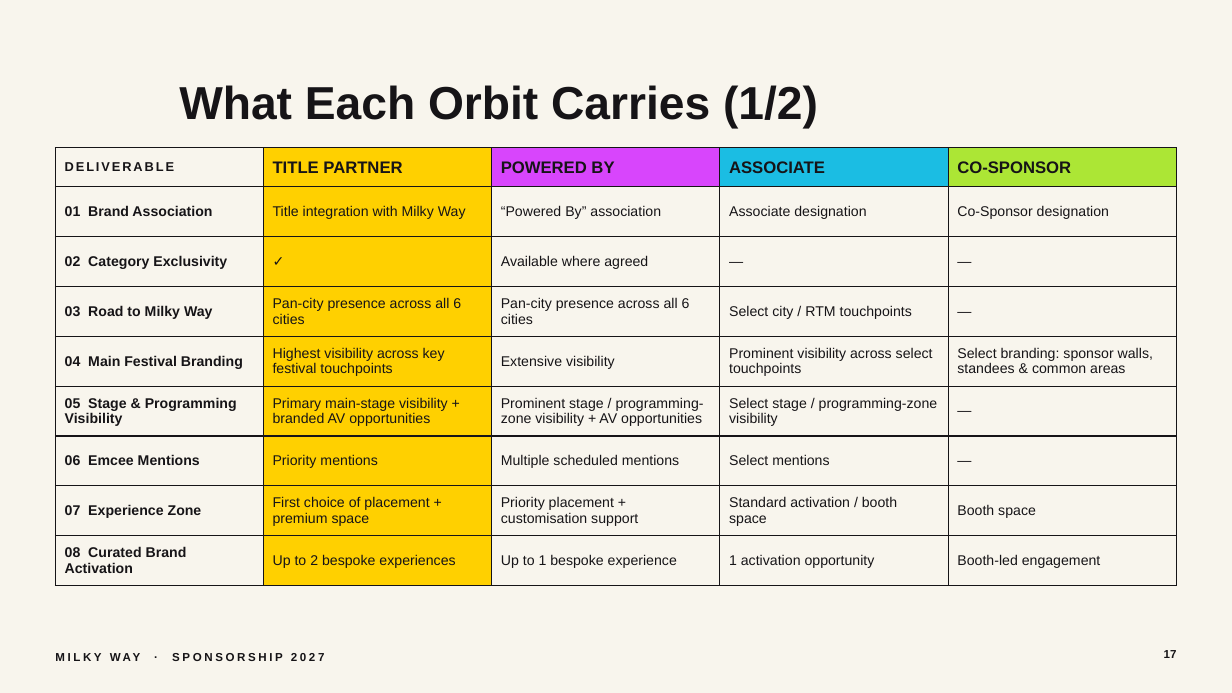
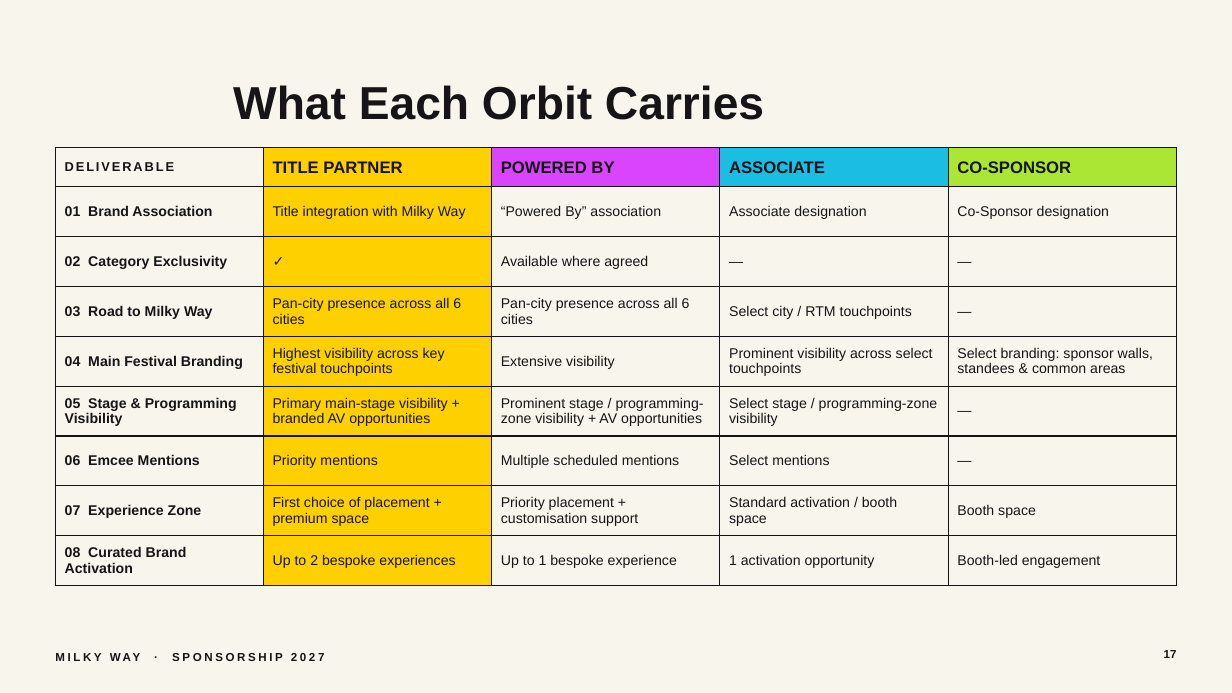
Before and after one commit to adityamittal2103/milkywayspons, a slide deck: slide 17 of deck/Milky-Way-Sponsorship-2027.pptx. Drawn at 1232x693 pixels with LibreOffice and Linux fonts; fonts in the diff are those of the drawing. Boxes give left, top, right and bottom in pixels: in the first picture for what was removed or moved away, otherwise in the second. Text is boxed around its words. In the diff, an @@ line names an element or a change of style, - is before the commit and + after.

```diff
--- a/deck/Milky-Way-Sponsorship-2027.pptx
+++ b/deck/Milky-Way-Sponsorship-2027.pptx
@@ title at bbox=[233, 85, 764, 120]: text changed @@
-What Each Orbit Carries (1/2)
+What Each Orbit Carries
```
Also in this commit, not shown: 14 other slides changed, 16 other files.
